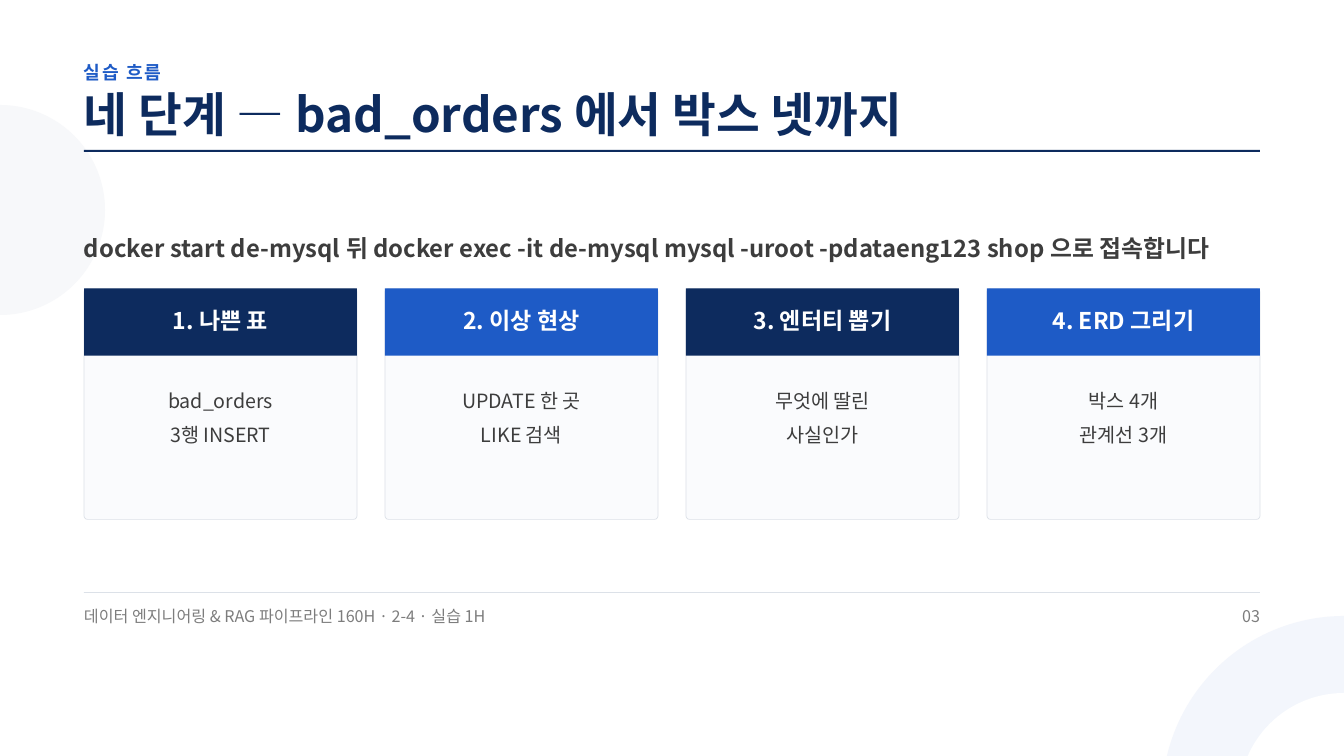
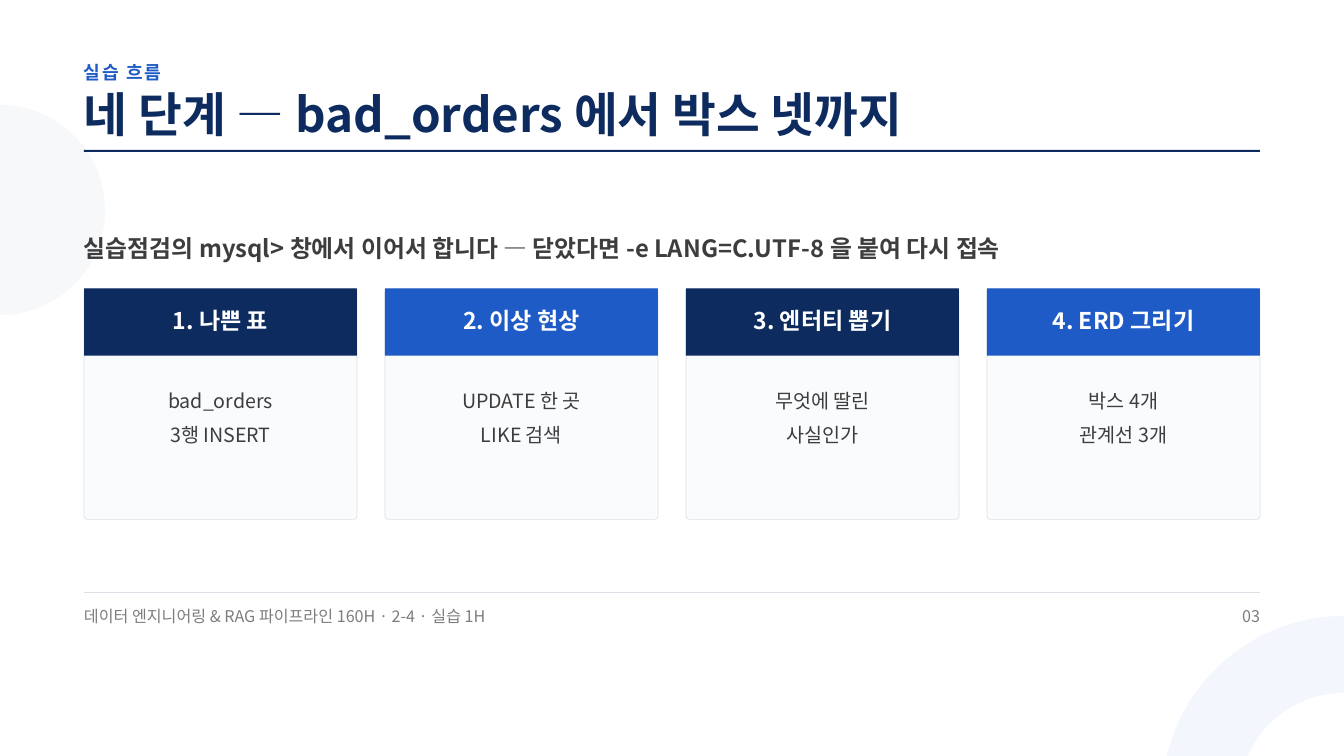
Before and after one commit to aebonlee/materials, a slide deck: slide 3 of data-eng/decks/w2d4s2.pptx. Drawn at 1344x756 pixels with LibreOffice and Linux fonts; fonts in the diff are those of the drawing. Boxes give left, top, right and bottom in pixels: in the first picture for what was removed or moved away, otherwise in the second. Text is boxed around its words. In the diff, an @@ line names an element or a change of style, - is before the commit and + after.

Commit message:
data-eng 2-4 덱 5개(실습점검 신설·재검토 반영) + 묶음 갱신

```diff
--- a/data-eng/decks/w2d4s2.pptx
+++ b/data-eng/decks/w2d4s2.pptx
@@ text at <box>84,237,1000,263</box>: text changed @@
-docker start de-mysql 뒤 docker exec -it de-mysql mysql -uroot -pdataeng123 shop 으로 접속합니다
+실습점검의 mysql> 창에서 이어서 합니다 — 닫았다면 -e LANG=C.UTF-8 을 붙여 다시 접속
```
Also in this commit, not shown: 4 other slides changed, 11 other files.
